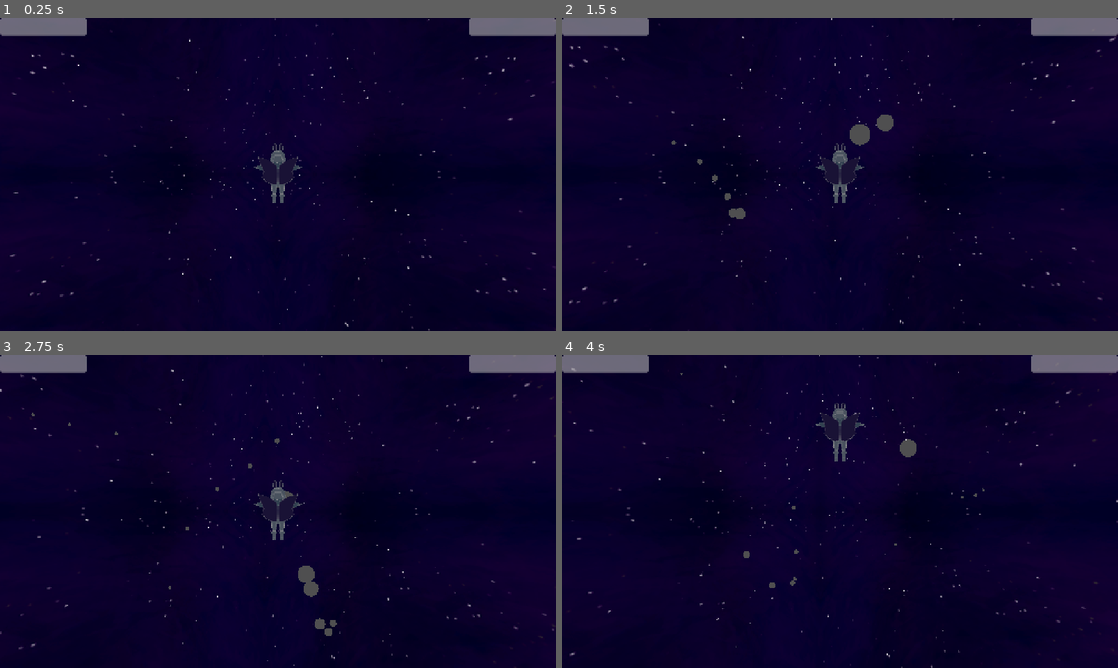
Above: before the commit, frames 1-4 (two rows, left to right).
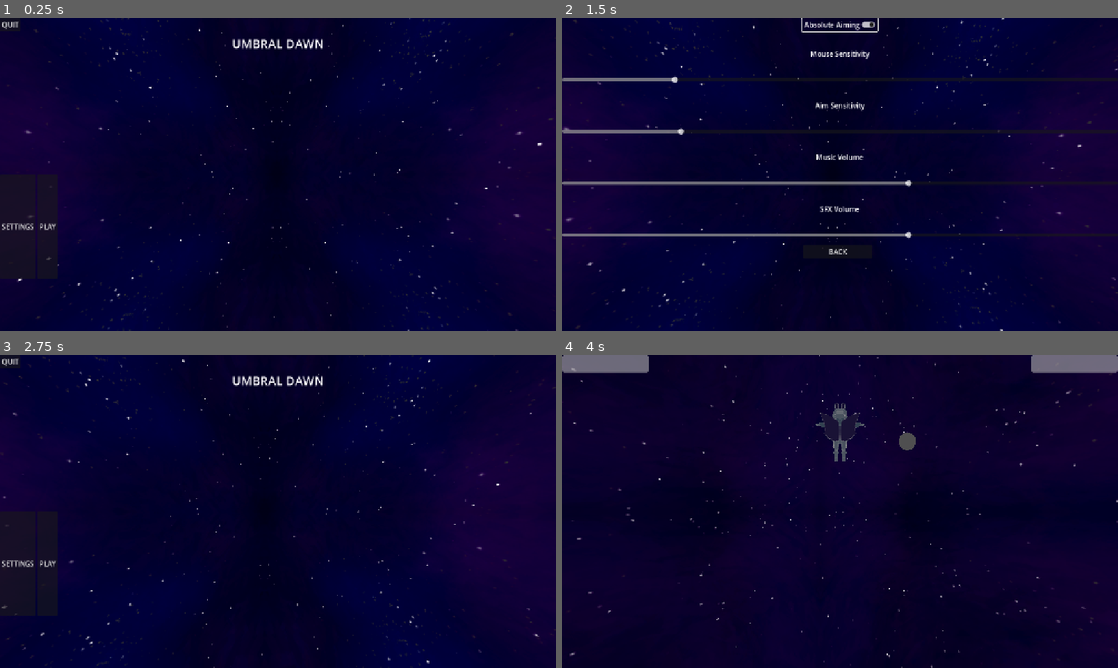
Above: after the commit, the same moments.

Repository: thomaskareka/csce552-3d
Game: Godot game, scene res://scenes/MainMenu.tscn
Same seed, same stepped clock (60 frames per second), same inputs: the game is played once before the commit and once after it. Before the commit the project starts from res://scenes/Gameplay.tscn.
Inputs (mouse positions are in pixels of both pictures, inside the frame that each line leads up to):
- Up to frame 1 (0.25 s): no input
- Up to frame 2 (1.5 s): click (578, 227) at 0.5 s, where only the run after the commit has a clickable "SETTINGS"; click (840, 24) at 1.25 s, where only the run after the commit has a clickable "Absolute Aiming"
- Up to frame 3 (2.75 s): click (278, 589) at 2 s, where only the run after the commit has a clickable "BACK"
- Up to frame 4 (4 s): click (612, 564) at 2.75 s, where only the run after the commit has a clickable "PLAY"; move the mouse to (867, 511) at 3.52 s; press the mouse at (867, 511) at 3.53 s; hold W (move_up) from 3.53 s (still down)

The runs differ from the first frame. In frame 1, 5.1% of the frame differs, in the area x 0-100%, y 0-100%; in frame 2, 7.8%; in frame 3, 5.5%; in frame 4, 0.2%.

Commit message:
settings menu

Diff:
--- /dev/null
+++ b/components/scene_managers/main_menu_manager.gd
@@ -0,0 +1,18 @@
+extends Node3D
+
+const GAMEPLAY_SCENE = "uid://yhh26tl28cen"
+const SETTINGS_SCENE = "uid://omexrlllgk5v"
+
+func _ready() -> void:
+	pass
+
+func _on_play_button_pressed() -> void:
+	get_tree().change_scene_to_file(GAMEPLAY_SCENE)
+
+
+func _on_quit_button_pressed() -> void:
+	get_tree().quit()
+
+
+func _on_settings_button_pressed() -> void:
+	get_tree().change_scene_to_file(SETTINGS_SCENE)
--- /dev/null
+++ b/components/scene_managers/settings_manager.gd
@@ -0,0 +1,32 @@
+extends Node3D
+@onready var absolute_toggle: CheckButton = $Control/ScrollContainer/VBoxContainer/CheckButton
+@onready var aim_slider: HSlider = $Control/ScrollContainer/VBoxContainer/AimSlider
+@onready var music_slider: HSlider = $Control/ScrollContainer/VBoxContainer/MusicSlider
+@onready var sfx_slider: HSlider = $Control/ScrollContainer/VBoxContainer/SFXSlider
+
+
+func _on_aim_slider_value_changed(value: float) -> void:
+	GlobalData.data["joystick_sensitivity"] = value
+
+
+func _on_music_slider_value_changed(value: float) -> void:
+	AudioManager.change_music_volume(value)
+
+
+func _on_sfx_slider_value_changed(value: float) -> void:
+	AudioManager.change_sfx_volume(value)
+
+
+func _on_check_button_toggled(toggled_on: bool) -> void:
+	GlobalData.data["use_relative"] = !toggled_on
+
+
+func _on_back_button_pressed() -> void:
+	GlobalData.data["music_volume"] = music_slider.value
+	GlobalData.data["sfx_volume"] = sfx_slider.value
+	GlobalData.save_all()
+	get_tree().change_scene_to_file("uid://3046lgay8fu8")
+
+
+func _on_mouse_slider_value_changed(value: float) -> void:
+	GlobalData.data["mouse_sensitivity"] = value
--- a/project.godot
+++ b/project.godot
@@ -11,7 +11,7 @@
 [application]
 
 config/name="umbral dawn"
-run/main_scene="uid://yhh26tl28cen"
+run/main_scene="uid://3046lgay8fu8"
 config/features=PackedStringArray("4.5", "Forward Plus")
 config/icon="res://icon.svg"
 
--- a/scenes/MainMenu.tscn
+++ b/scenes/MainMenu.tscn
@@ -1,3 +1,54 @@
-[gd_scene format=3 uid="uid://3046lgay8fu8"]
+[gd_scene load_steps=5 format=3 uid="uid://3046lgay8fu8"]
 
-[node name="Node2D" type="Node2D"]
+[ext_resource type="PackedScene" uid="uid://dgi3541b0t7ph" path="res://objects/GameCamera.tscn" id="1_0ykhv"]
+[ext_resource type="Script" uid="uid://g0oy4pn8nqkb" path="res://components/scene_managers/main_menu_manager.gd" id="1_2wh52"]
+[ext_resource type="PackedScene" uid="uid://dyafskg3ggf6v" path="res://objects/Environment.tscn" id="1_yqorp"]
+
+[sub_resource type="LabelSettings" id="LabelSettings_0ykhv"]
+font_size = 28
+
+[node name="MainMenu" type="Node3D"]
+script = ExtResource("1_2wh52")
+
+[node name="GameCamera" parent="." instance=ExtResource("1_0ykhv")]
+
+[node name="WorldEnvironment" parent="." instance=ExtResource("1_yqorp")]
+
+[node name="Control" type="Control" parent="."]
+layout_mode = 3
+anchors_preset = 0
+offset_right = 1280.0
+offset_bottom = 720.0
+
+[node name="CenterContainer" type="CenterContainer" parent="Control"]
+layout_mode = 0
+offset_top = 40.0
+offset_right = 1280.0
+offset_bottom = 80.0
+
+[node name="Label" type="Label" parent="Control/CenterContainer"]
+layout_mode = 2
+text = "UMBRAL DAWN"
+label_settings = SubResource("LabelSettings_0ykhv")
+
+[node name="HBoxContainer" type="HBoxContainer" parent="."]
+offset_top = 360.0
+offset_right = 1280.0
+offset_bottom = 600.0
+
+[node name="SettingsButton" type="Button" parent="HBoxContainer"]
+layout_mode = 2
+text = "SETTINGS"
+
+[node name="PlayButton" type="Button" parent="HBoxContainer"]
+layout_mode = 2
+text = "PLAY"
+
+[node name="QuitButton" type="Button" parent="."]
+offset_right = 8.0
+offset_bottom = 8.0
+text = "QUIT"
+
+[connection signal="pressed" from="HBoxContainer/SettingsButton" to="." method="_on_settings_button_pressed"]
+[connection signal="pressed" from="HBoxContainer/PlayButton" to="." method="_on_play_button_pressed"]
+[connection signal="pressed" from="QuitButton" to="." method="_on_quit_button_pressed"]
--- /dev/null
+++ b/scenes/Settings.tscn
@@ -0,0 +1,94 @@
+[gd_scene load_steps=4 format=3 uid="uid://omexrlllgk5v"]
+
+[ext_resource type="Script" uid="uid://bljmj7uyy685d" path="res://components/scene_managers/settings_manager.gd" id="1_46duy"]
+[ext_resource type="PackedScene" uid="uid://dgi3541b0t7ph" path="res://objects/GameCamera.tscn" id="1_i47rn"]
+[ext_resource type="PackedScene" uid="uid://dyafskg3ggf6v" path="res://objects/Environment.tscn" id="2_46duy"]
+
+[node name="Settings" type="Node3D"]
+script = ExtResource("1_46duy")
+
+[node name="GameCamera" parent="." instance=ExtResource("1_i47rn")]
+
+[node name="WorldEnvironment" parent="." instance=ExtResource("2_46duy")]
+
+[node name="Control" type="Control" parent="."]
+layout_mode = 3
+anchors_preset = 0
+offset_right = 1280.0
+offset_bottom = 720.0
+
+[node name="ScrollContainer" type="ScrollContainer" parent="Control"]
+custom_minimum_size = Vector2(1280, 720)
+layout_mode = 0
+offset_right = 40.0
+offset_bottom = 40.0
+
+[node name="VBoxContainer" type="VBoxContainer" parent="Control/ScrollContainer"]
+layout_mode = 2
+size_flags_horizontal = 3
+size_flags_vertical = 3
+theme_override_constants/separation = 40
+
+[node name="CheckButton" type="CheckButton" parent="Control/ScrollContainer/VBoxContainer"]
+layout_mode = 2
+size_flags_horizontal = 4
+text = "Absolute Aiming"
+
+[node name="Label4" type="Label" parent="Control/ScrollContainer/VBoxContainer"]
+layout_mode = 2
+text = "Mouse Sensitivity"
+horizontal_alignment = 1
+
+[node name="MouseSlider" type="HSlider" parent="Control/ScrollContainer/VBoxContainer"]
+layout_mode = 2
+min_value = 0.25
+max_value = 1.5
+step = 0.01
+value = 0.5
+
+[node name="Label" type="Label" parent="Control/ScrollContainer/VBoxContainer"]
+layout_mode = 2
+text = "Aim Sensitivity"
+horizontal_alignment = 1
+
+[node name="AimSlider" type="HSlider" parent="Control/ScrollContainer/VBoxContainer"]
+layout_mode = 2
+min_value = 1.0
+max_value = 20.0
+step = 0.2
+value = 5.0
+
+[node name="Label2" type="Label" parent="Control/ScrollContainer/VBoxContainer"]
+layout_mode = 2
+text = "Music Volume"
+horizontal_alignment = 1
+
+[node name="MusicSlider" type="HSlider" parent="Control/ScrollContainer/VBoxContainer"]
+layout_mode = 2
+min_value = -20.0
+max_value = 12.0
+
+[node name="Label3" type="Label" parent="Control/ScrollContainer/VBoxContainer"]
+layout_mode = 2
+text = "SFX Volume"
+horizontal_alignment = 1
+
+[node name="SFXSlider" type="HSlider" parent="Control/ScrollContainer/VBoxContainer"]
+layout_mode = 2
+min_value = -20.0
+max_value = 12.0
+
+[node name="BackButton" type="Button" parent="Control"]
+layout_mode = 0
+offset_left = 555.0
+offset_top = 522.0
+offset_right = 715.0
+offset_bottom = 553.0
+text = "BACK"
+
+[connection signal="toggled" from="Control/ScrollContainer/VBoxContainer/CheckButton" to="." method="_on_check_button_toggled"]
+[connection signal="value_changed" from="Control/ScrollContainer/VBoxContainer/MouseSlider" to="." method="_on_mouse_slider_value_changed"]
+[connection signal="value_changed" from="Control/ScrollContainer/VBoxContainer/AimSlider" to="." method="_on_aim_slider_value_changed"]
+[connection signal="value_changed" from="Control/ScrollContainer/VBoxContainer/MusicSlider" to="." method="_on_music_slider_value_changed"]
+[connection signal="value_changed" from="Control/ScrollContainer/VBoxContainer/SFXSlider" to="." method="_on_sfx_slider_value_changed"]
+[connection signal="pressed" from="Control/BackButton" to="." method="_on_back_button_pressed"]
Not shown, added: components/scene_managers/main_menu_manager.gd.uid
Not shown, added: components/scene_managers/settings_manager.gd.uid
